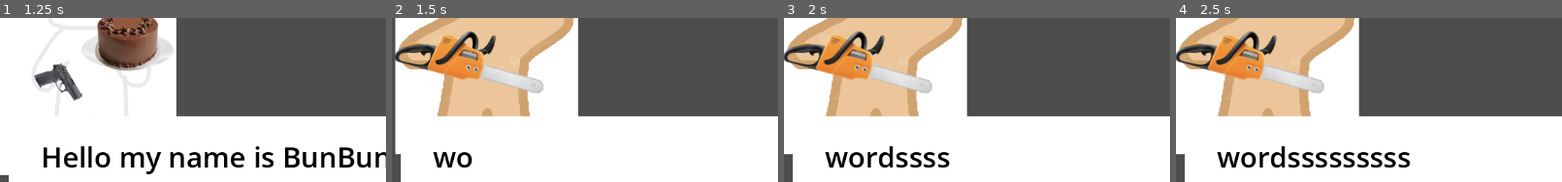
Above: before the commit, frames 1-4 (left to right).
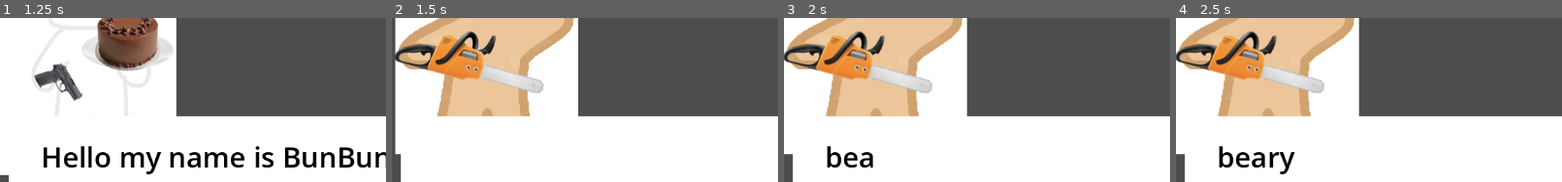
Above: after the commit, the same moments.

Repository: mel0327/Bearys-Bakery
Game: Godot game, scene res://dialogue.tscn
The game is run twice, just before and just after one commit, with the same random seed, the same clock (stepped at 60 frames per second) and the same inputs. The project has no main scene, so this scene is started directly.
Inputs (mouse positions are % of the whole screen's width and height, from its top left):
- Up to frame 1 (1.25 s): move the mouse to (72, 29) at 0.52 s; hold Right (move_right) from 0.53 s (still down); click (72, 29) at 0.6 s
- Up to frame 2 (1.5 s): release Right (move_right) at 1.25 s; click "Next" at 1.25 s
- Up to frame 3 (2 s): no input
- Up to frame 4 (2.5 s): tap Enter at 2 s; move the mouse to (30, 42) at 2.02 s; hold Down (move_down) from 2.03 s (still down); click (30, 42) at 2.1 s
The pictures show only the part of the screen within x 0-50%, y 39-89%; the shares and areas given below are measured in that part.

Frame 1 is identical in both runs. In frame 2, 0.6% of the frame differs, in the area x 10-21%, y 81-92%; in frame 3, 1.9%; in frame 4, 2.9%, in the area x 10-61%, y 78-96%.

Commit message:
Fix files

Diff:
--- a/beary's-bakery/Dialogue/dialogue.gd
+++ /dev/null
@@ -1,11 +0,0 @@
-extends Control
-
-
-# Called when the node enters the scene tree for the first time.
-func _ready() -> void:
-	pass # Replace with function body.
-
-
-# Called every frame. 'delta' is the elapsed time since the previous frame.
-func _process(delta: float) -> void:
-	pass
--- a/beary's-bakery/Dialogue/dialogue_choice.gd
+++ /dev/null
@@ -1 +0,0 @@
-extends Resource
--- a/beary's-bakery/Dialogue/dialogue_item.gd
+++ /dev/null
@@ -1 +0,0 @@
-extends Resource
--- a/beary's-bakery/Dialogue/slideshow_entry.gd
+++ /dev/null
@@ -1 +0,0 @@
-extends Resource
--- a/beary's-bakery/dialogue.gd
+++ b/beary's-bakery/dialogue.gd
@@ -29,7 +29,7 @@
 	},
 	{
 		"character": characters["Beary"],
-		"text": "wordsssssssss"
+		"text": "beary"
 	},
 	{
 		"character": characters["Dexter"],
--- a/beary's-bakery/dialogue.tscn
+++ b/beary's-bakery/dialogue.tscn
@@ -1,6 +1,6 @@
 [gd_scene load_steps=6 format=3 uid="uid://quiwl7n58fky"]
 
-[ext_resource type="Theme" uid="uid://butqi6d7xi41p" path="res://Dialogue/main_theme.tres" id="1_oq7am"]
+[ext_resource type="Theme" uid="uid://butqi6d7xi41p" path="res://main_theme.tres" id="1_oq7am"]
 [ext_resource type="Script" path="res://dialogue.gd" id="1_vqvu4"]
 [ext_resource type="Texture2D" uid="uid://cfsj64poc84in" path="res://bunny.png" id="2_g63gt"]
 
--- a/beary's-bakery/dialogue_choice.gd
+++ /dev/null
@@ -1,5 +0,0 @@
-class_name DialogueChoice extends Resource
-
-@export var text := ""
-@export_range(0, 20) var target_line_idx := 0
-@export var is_quit := false
--- a/beary's-bakery/dialogue_item.gd
+++ /dev/null
@@ -1,10 +0,0 @@
-class_name DialogueItem extends SlideShowEntry
-
-
-@export_group("Choices")
-
-func set_choices(new_choices: Array[DialogueChoice]) -> void:
-	for index in new_choices.size():
-		if new_choices[index] == null:
-			new_choices[index] = DialogueChoice.new()
-	choices = new_choices
--- a/beary's-bakery/Dialogue/main_theme.tres
+++ b/beary's-bakery/main_theme.tres
@@ -1,7 +1,7 @@
 [gd_resource type="Theme" load_steps=5 format=3 uid="uid://butqi6d7xi41p"]
 
-[ext_resource type="StyleBox" uid="uid://bru28p5n2coj" path="res://Dialogue/button_black.tres" id="1_b62yf"]
-[ext_resource type="StyleBox" uid="uid://chhvy3p2cem35" path="res://Dialogue/button_pink.tres" id="2_37qan"]
+[ext_resource type="StyleBox" uid="uid://bru28p5n2coj" path="res://button_black.tres" id="1_b62yf"]
+[ext_resource type="StyleBox" uid="uid://chhvy3p2cem35" path="res://button_pink.tres" id="2_37qan"]
 
 [sub_resource type="StyleBoxFlat" id="StyleBoxFlat_15qsd"]
 content_margin_left = 22.0
Renamed: beary's-bakery/Dialogue/button_black.tres -> beary's-bakery/button_black.tres
Renamed: beary's-bakery/Dialogue/button_pink.tres -> beary's-bakery/button_pink.tres
